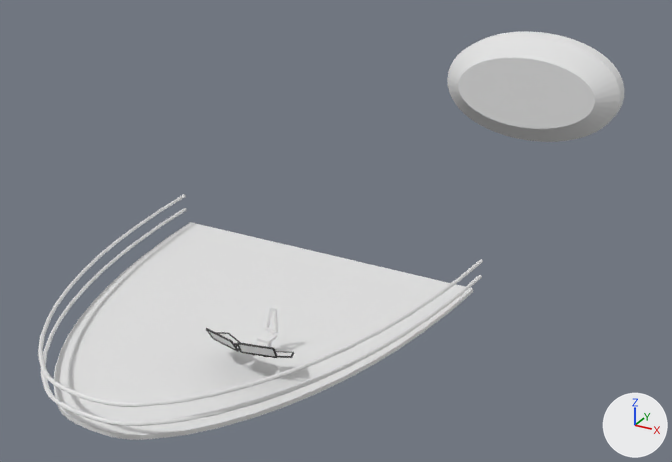
What one commit did to the Blender file WorldMaker/Blender/motherShip2.blend.
Rendered twice from a 50 mm camera at (10.7, -19.2, 9.4) aimed at (-1.4, 2.8, -1.6). The axes (+X, +Y, +Z) are drawn at lower right. The lights are the same throughout.

In view in the first picture: 'Engine', 'FrontDock'.
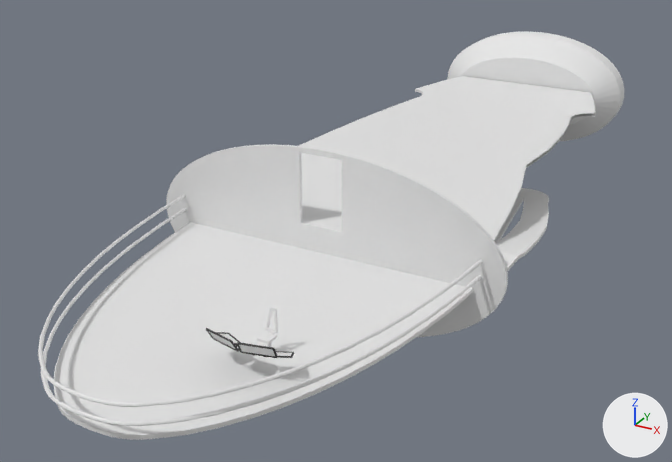
Changed parts and their boxes (x1, y1, x2, y2) in the pictures (672 x 462 px):
'Dock', shown: after (166, 76, 596, 337)
'Shell.001', added: after (495, 188, 549, 271)

Edits to the bpy script that builds the scene:
```text
Add me_circle_003:
    me_circle_003.from_pydata(...)  # 86 vertices, 84 faces; spans x 1.31..4.9, y -0.36..9.23, z -3.62..0.0
    me_circle_003.materials.append(mat_shell)  # white #e7e7e7
Change ob_dock:
    remove ob_dock.hide_viewport = True
Add ob_shell_001:
    ob_shell_001 = bpy.data.objects.new('Shell.001', me_circle_003)
    ob_shell_001.location = (0.0, 0.0, 0.0)
```
